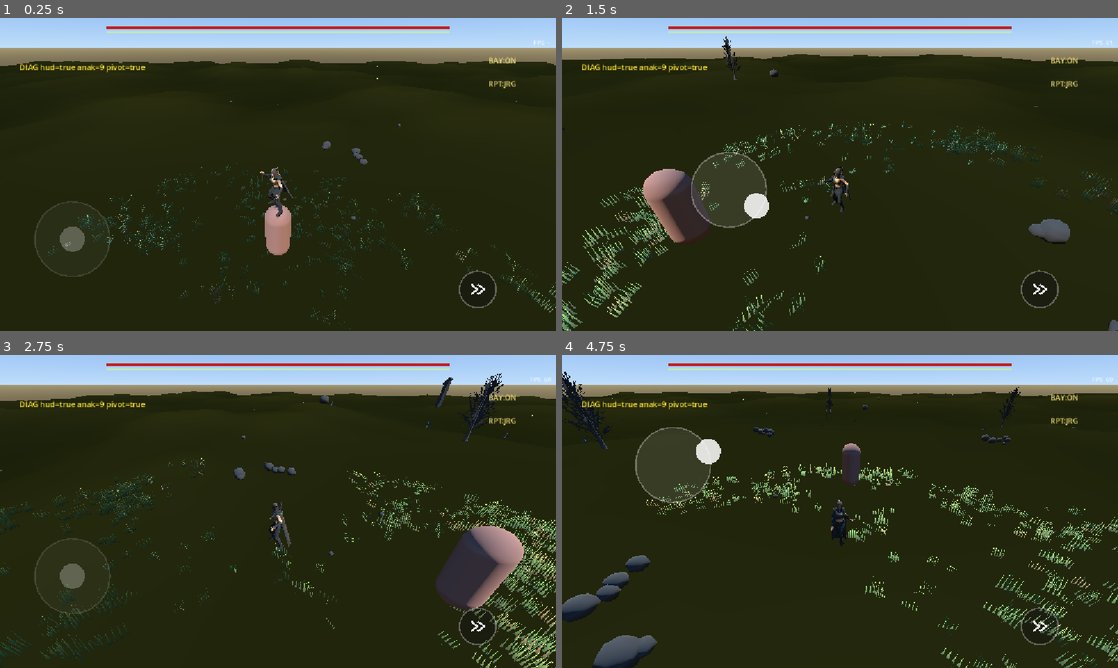
Above: before the commit, frames 1-4 (two rows, left to right).
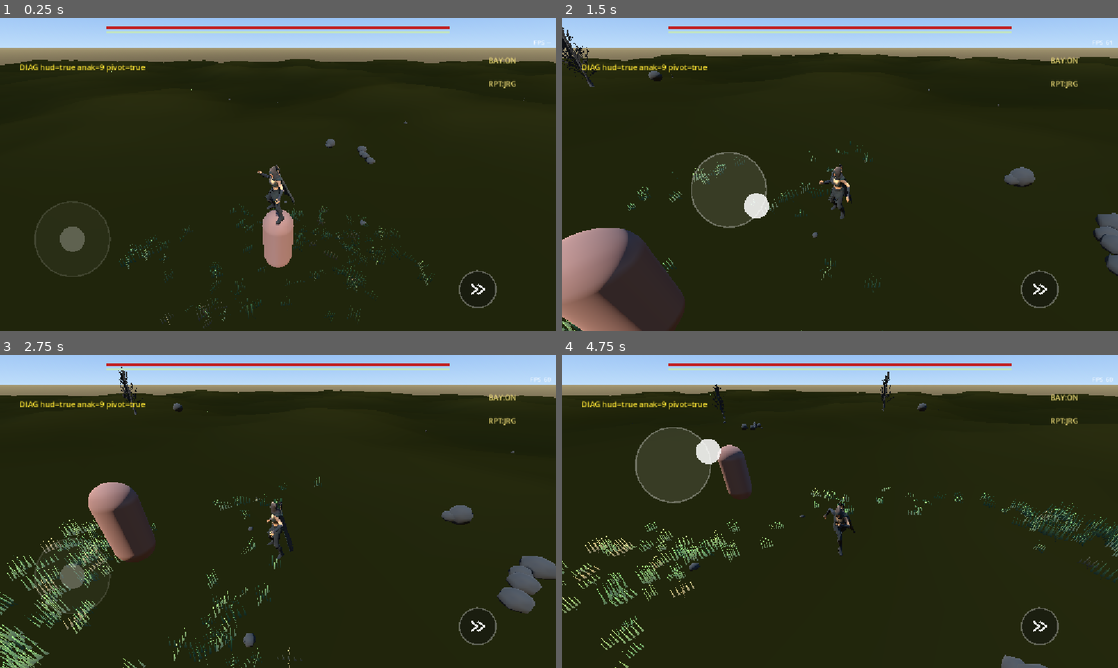
Above: after the commit, the same moments.

Repository: muzape28-blip/ZDEV-RPG
Game: Godot game, scene res://scenes/main.tscn
The game is run twice, just before and just after one commit, with the same random seed, the same clock (stepped at 60 frames per second) and the same inputs.
Inputs (mouse positions are in pixels of both pictures, inside the frame that each line leads up to):
- Up to frame 1 (0.25 s): no input
- Up to frame 2 (1.5 s): drag from (1040, 290) to (895, 105) at 0.52 s; drag from (728, 190) to (812, 237) at 1.27 s
- Up to frame 3 (2.75 s): move the mouse to (333, 442) at 2.02 s; click (333, 442) at 2.17 s
- Up to frame 4 (4.75 s): drag from (812, 574) to (673, 464) at 2.77 s; move the mouse to (1006, 558) at 3.52 s; click (1006, 558) at 3.67 s; drag from (673, 464) to (756, 433) at 4.27 s

The runs differ from the first frame. In frame 1, 3.0% of the frame differs, in the area x 0-100%, y 13-100%; in frame 2, 12%; in frame 3, 12%, in the area x 0-100%, y 3-100%; in frame 4, 8.8%.

Commit message:
fix: spin bug — get_yaw orbit-lokal (feedback loop) + kamera 5.2m + fade rumput 11m
Co-authored-by: arena-agent <297053741+arena-agent@users.noreply.github.com>

Diff:
--- a/scripts/camera_follow.gd
+++ b/scripts/camera_follow.gd
@@ -3,7 +3,7 @@
 # KAMERA v2 — yaw bebas drag, pitch clamp, PINCH dolly (4-9 m),
 # RECENTER otomatis 0.8 s saat idle+lepas, look-at dada karakter.
 # Movement karakter relatif kamera dihitung di player_controller via get_yaw().
-const DIST_DEFAULT := 6.2
+const DIST_DEFAULT := 5.2
 const DIST_MIN := 4.0
 const DIST_MAX := 9.0
 const RECENTER_DELAY := 0.8
@@ -22,7 +22,10 @@
 
 
 func get_yaw() -> float:
-	return global_rotation.y
+	# ORBIT-LOCAL yaw saja (bukan global!) — global menyuntikkan rotasi
+	# player ke referensi movement => feedback loop "muter-muter"
+	# (pelajaran UAT video + thread Cinemachine/TDM).
+	return rotation.y
 
 
 func adjust_dist(d: float) -> void:
@@ -33,8 +36,8 @@
 	if target == null:
 		return
 	if cam != null:
-		var s := dist / DIST_DEFAULT
-		cam.position = Vector3(0.0, 3.9 * s, 6.2 * s)
+		# dist = jarak horizontal; tinggi proporsional (rasio 0.63)
+		cam.position = Vector3(0.0, dist * 0.63, dist)
 
 	var vel: Vector3 = target.velocity
 	var speed := Vector2(vel.x, vel.z).length()
--- a/shaders/grass.gdshader
+++ b/shaders/grass.gdshader
@@ -5,7 +5,7 @@
 // fade jarak via uniform cam_pos. Akar gelap -> ujung terang (depth alami).
 uniform float sway_strength : hint_range(0.0, 0.2) = 0.06;
 uniform float fade_start : hint_range(1.0, 60.0) = 10.0;
-uniform float fade_end : hint_range(1.0, 80.0) = 16.0;
+uniform float fade_end : hint_range(1.0, 80.0) = 11.0;
 uniform vec3 cam_pos = vec3(0.0, 0.0, 0.0);
 
 varying float v_h;
Not shown, changed: docs/uat/uat-log.md
